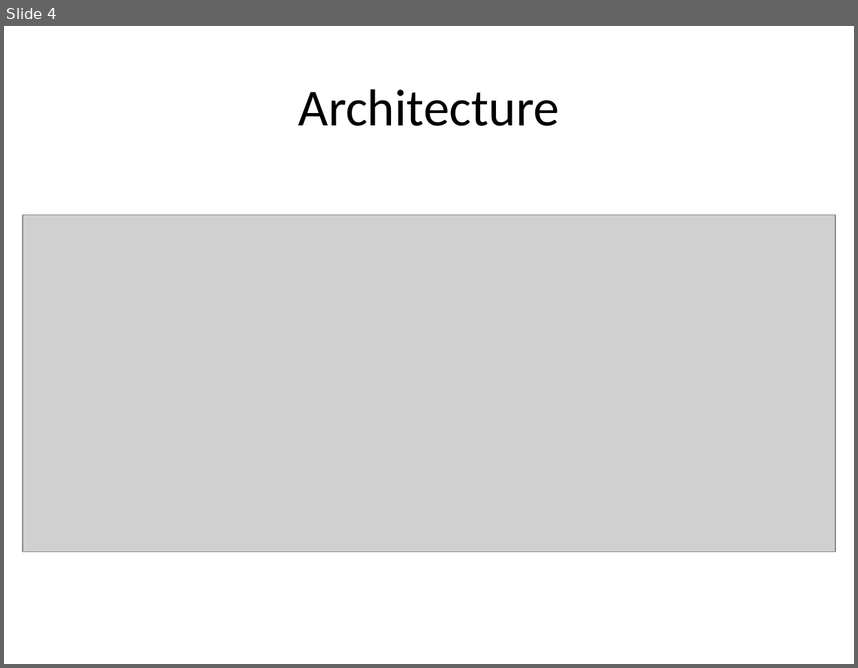
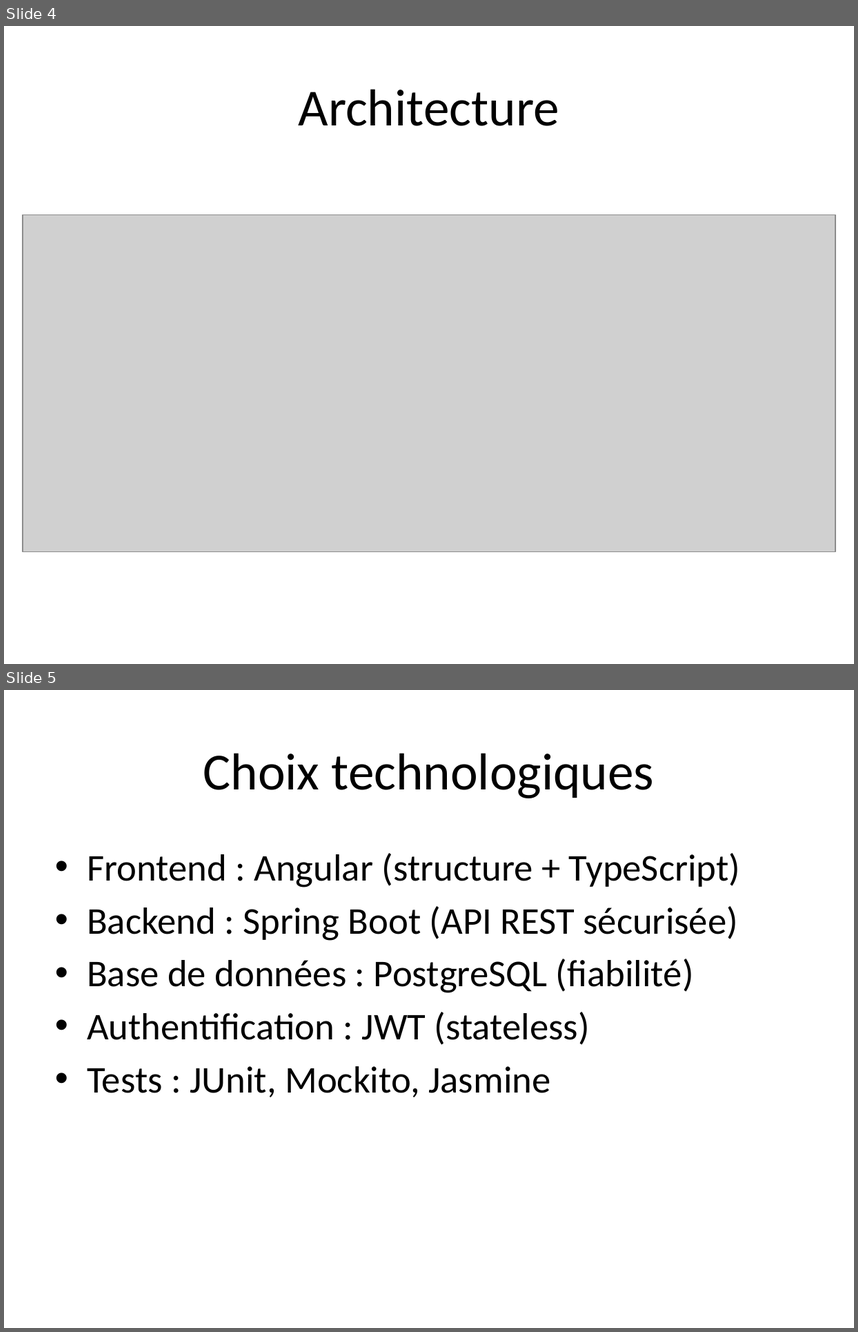
Before and after one commit to Abderrazzak20/Projet3_datashare, a slide deck: DataShare_Presentation.pptx. Shown one above the other, each under a label of ours: slide 4 before the commit, slides 4 and 5 after it. The pictures are 858x668 and 858x1332 pixels, drawn with LibreOffice and Linux fonts; fonts in the diff are those of the drawing; grey boxes stand for pictures. Boxes give left, top, right and bottom in pixels: in the first picture for what was removed or moved away, otherwise in the second. Text is boxed around its words. In the diff, an @@ line names an element or a change of style, - is before the commit and + after.

```diff
--- a/DataShare_Presentation.pptx
+++ b/DataShare_Presentation.pptx
@@ slide 5 added at (4,690,854,1328), background #FFFFFF @@
@@ title added at (203,753,655,798), 44 pt, text #000000 @@
+Choix technologiques
@@ text added at (87,853,740,1097), 32 pt, text #000000 @@
+• Frontend : Angular (structure + TypeScript)
+• Backend : Spring Boot (API REST sécurisée)
+• Base de données : PostgreSQL (fiabilité)
+• Authentification : JWT (stateless)
+• Tests : JUnit, Mockito, Jasmine
```
Also in this commit, not shown: 5 slides changed, 5 other slides added, 4 slides removed.
